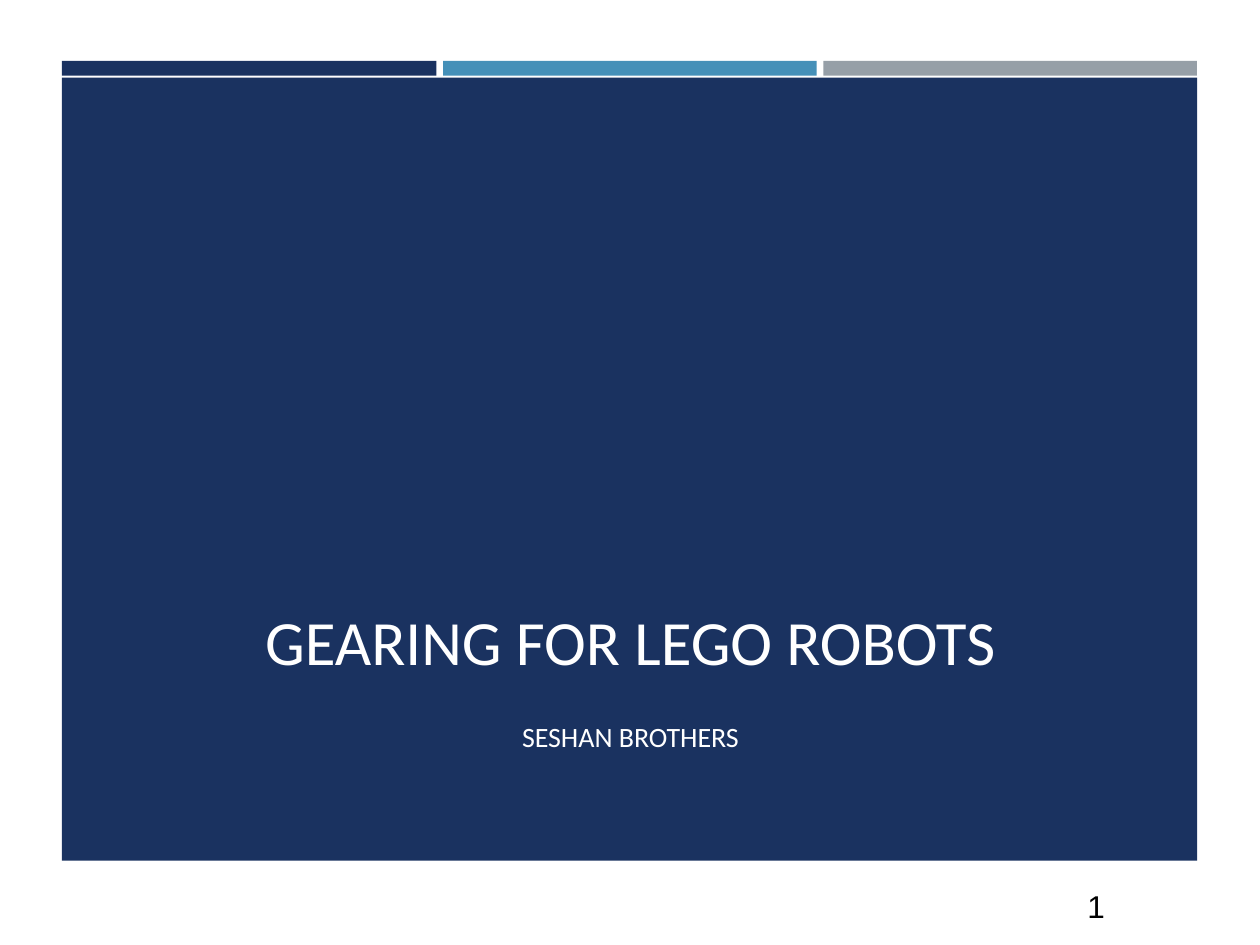
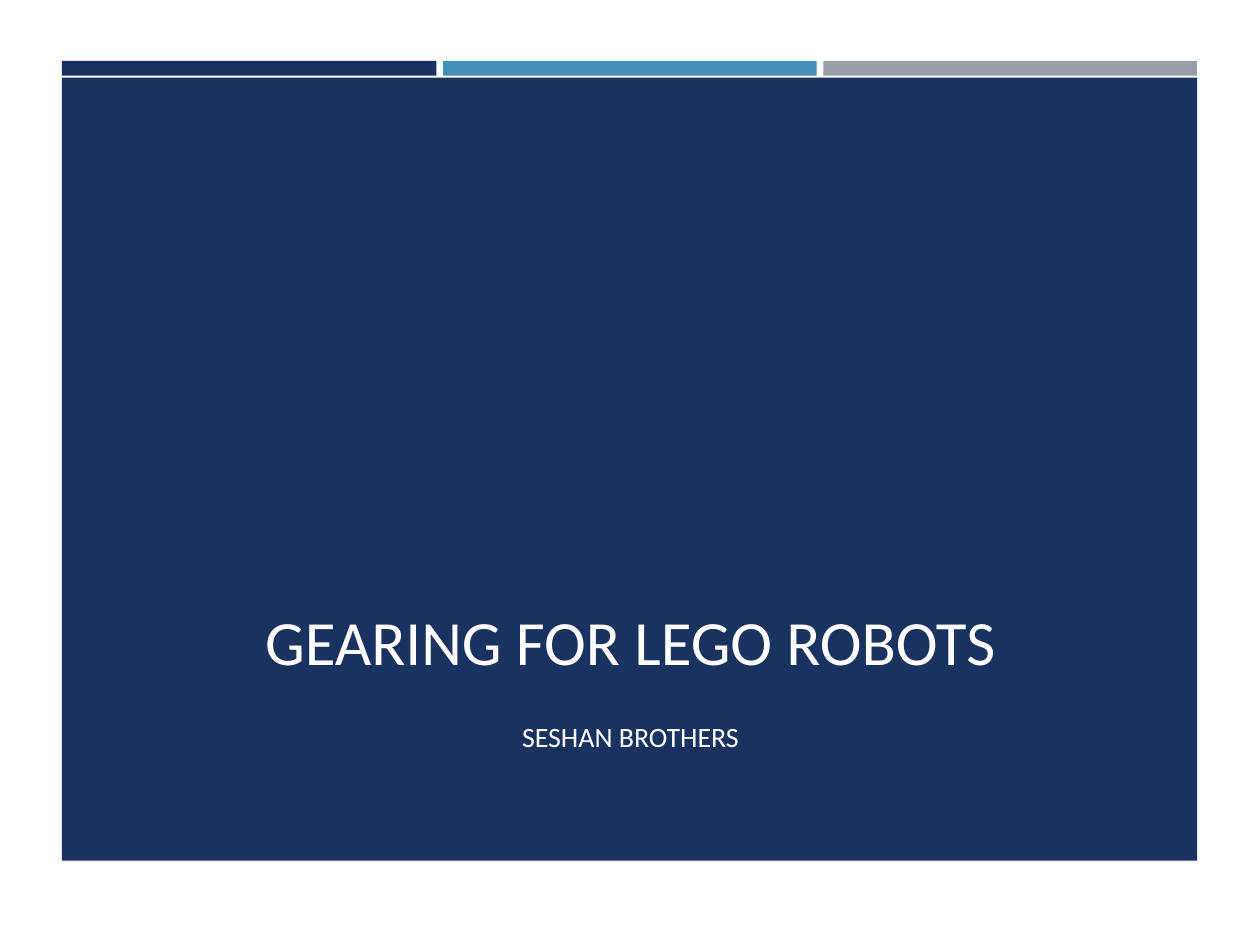
Before and after one commit to ev3lessons/FLL-Tutorials, a slide deck: slide 1 of translations/en-us/RobotGame/Gears.pptx. Drawn at 1260x945 pixels with LibreOffice and Linux fonts; fonts in the diff are those of the drawing; background and template pictures are left out. Boxes give left, top, right and bottom in pixels: in the first picture for what was removed or moved away, otherwise in the second. Text is boxed around its words. In the diff, an @@ line names an element or a change of style, - is before the commit and + after.

```diff
--- a/translations/en-us/RobotGame/Gears.pptx
+++ b/translations/en-us/RobotGame/Gears.pptx
@@ page number removed at (x1=1087, y1=896, x2=1105, y2=918) @@
-1
```
Also in this commit, not shown: 14 other slides changed, 1 other file.
